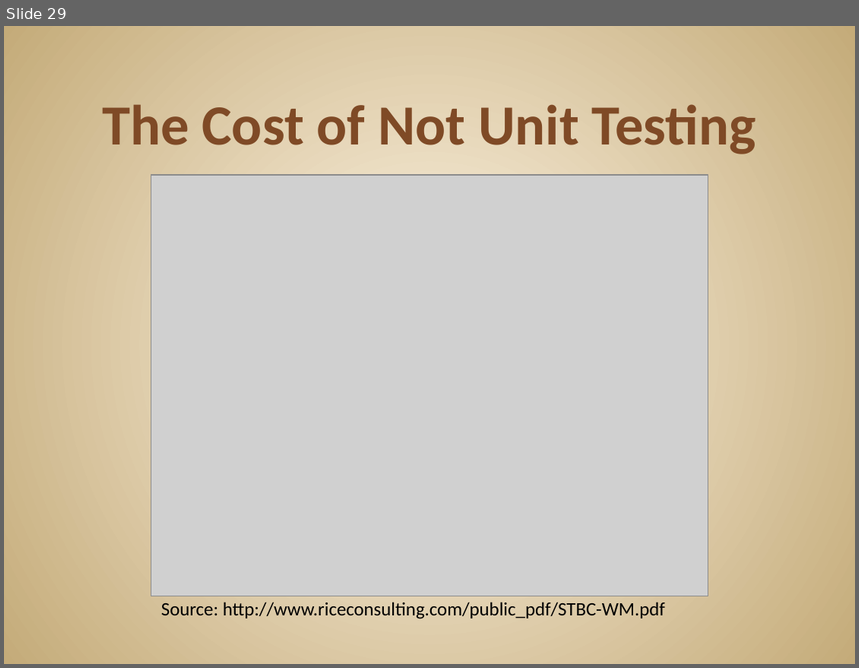
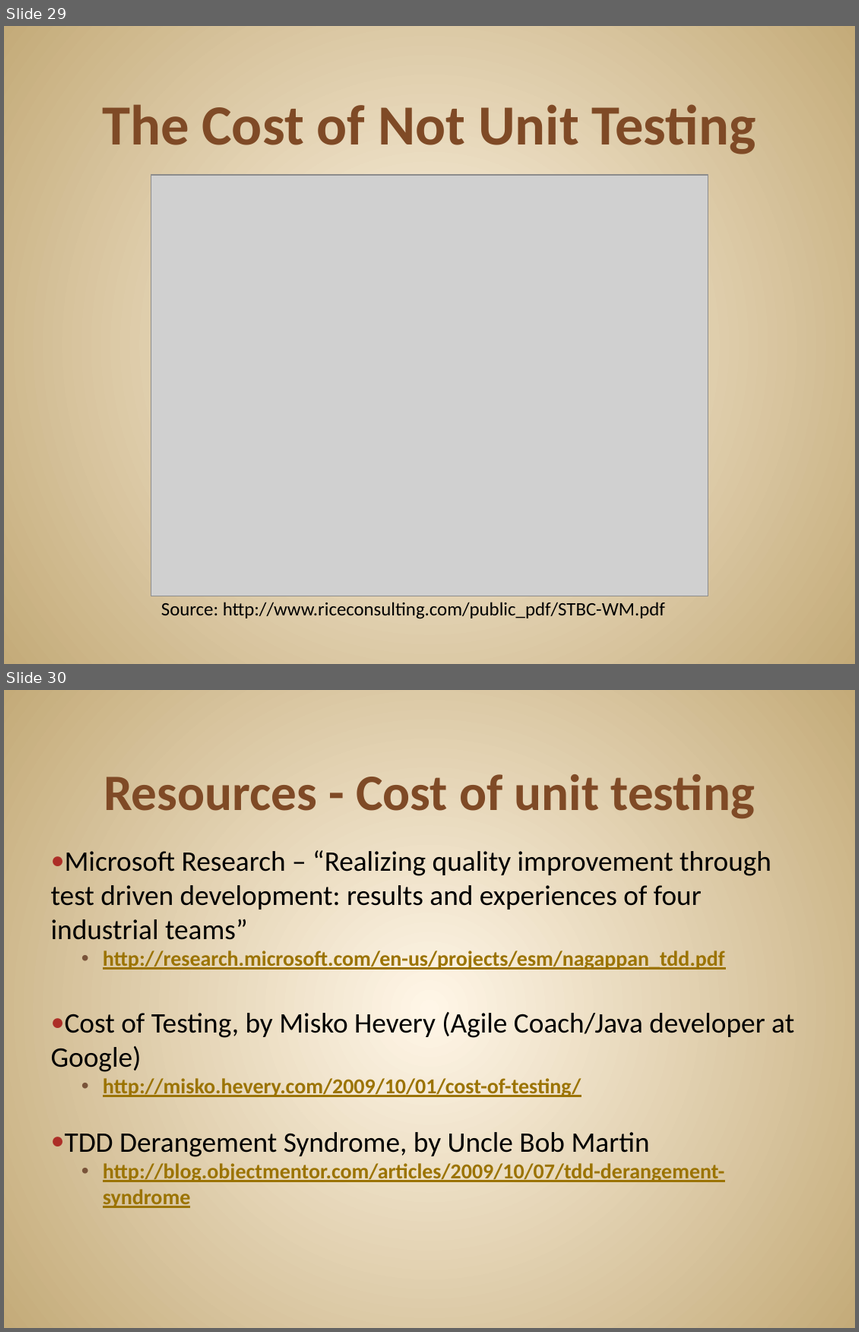
Before and after one commit to JonKruger/TDD-In-Action, a slide deck: TDD In Action.pptx. Shown one above the other, each under a label of ours: slide 29 before the commit, slides 29 and 30 after it. The pictures are 859x668 and 859x1332 pixels, drawn with LibreOffice and Linux fonts; fonts in the diff are those of the drawing; grey boxes stand for pictures. Boxes give left, top, right and bottom in pixels: in the first picture for what was removed or moved away, otherwise in the second. Text is boxed around its words. In the diff, an @@ line names an element or a change of style, - is before the commit and + after.

```diff
--- a/TDD In Action.pptx
+++ b/TDD In Action.pptx
@@ slide 30 added at (4, 690, 855, 1328), background gradient #FFF7E8 to #C4AA7A @@
@@ title added at (104, 774, 755, 819), 43.2 pt, text #804B26, bold @@
+Resources - Cost of unit testing
@@ text added at (51, 850, 794, 1208), 24 pt, text #000000 @@
+● Microsoft Research – “Realizing quality improvement through test driven development: results and experiences of four industrial teams”
+  • http://research.microsoft.com/en-us/projects/esm/nagappan_tdd.pdf
+● Cost of Testing, by Misko Hevery (Agile Coach/Java developer at Google)
+  • http://misko.hevery.com/2009/10/01/cost-of-testing/
+● TDD Derangement Syndrome, by Uncle Bob Martin
+  • http://blog.objectmentor.com/articles/2009/10/07/tdd-derangement-syndrome
```
Also in this commit, not shown: 5 other slides added, 2 slides removed.
